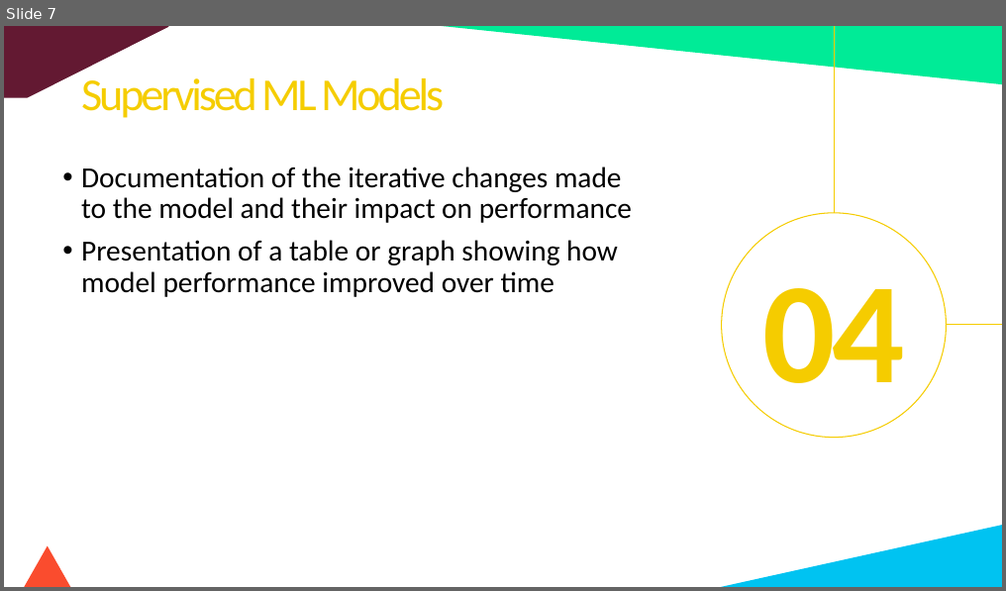
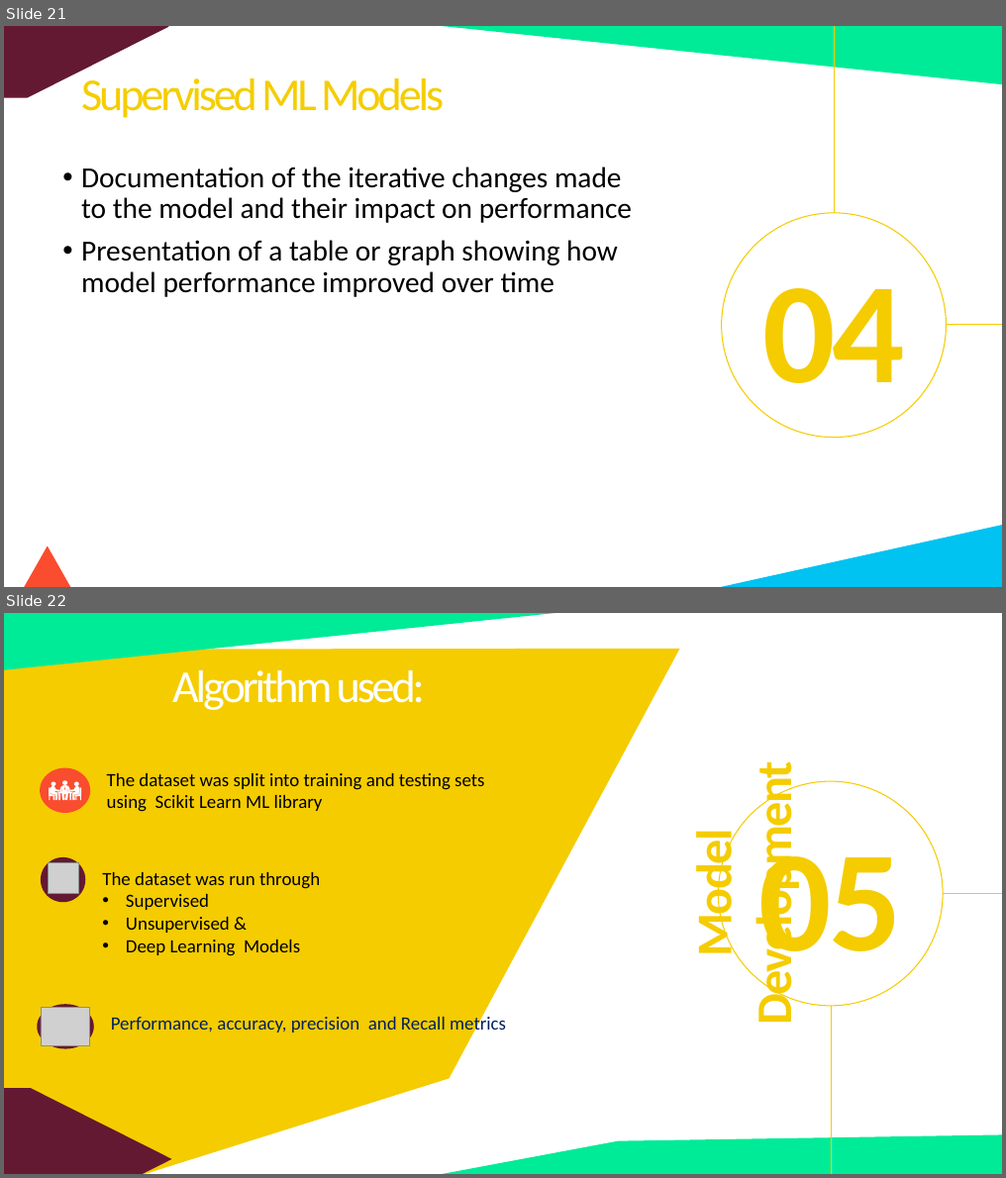
Before and after one commit to fbrowther/Detecting-Fraudulent-Credit-Card-Transactions-Using-Machine-Learning, a slide deck: CreditCardTransactions-Project4Group4.pptx. Shown one above the other, each under a label of ours: slide 7 before the commit, slides 21 and 22 after it. The pictures are 1006x591 and 1006x1178 pixels, drawn with LibreOffice and Linux fonts; fonts in the diff are those of the drawing; grey boxes stand for pictures. Boxes give left, top, right and bottom in pixels: in the first picture for what was removed or moved away, otherwise in the second. Text is boxed around its words. In the diff, an @@ line names an element or a change of style, - is before the commit and + after.

Commit message:
ppt and images

```diff
--- a/CreditCardTransactions-Project4Group4.pptx
+++ b/CreditCardTransactions-Project4Group4.pptx
@@ slide 22 added at box(4, 613, 1002, 1174), background #FFFFFF @@
@@ right triangle added at box(4, 613, 555, 670), fill #00EB97 @@
@@ freeform shape added at box(4, 649, 680, 1174), fill #F5CC00 @@
@@ text added at box(172, 670, 425, 710), 44 pt, text #FFFFFF @@
+Algorithm used:
@@ group added at box(40, 768, 484, 813): 8 freeform shapes, 1 text, 1 ellipse @@
+The dataset was split into training and testing sets using Scikit Learn ML library
@@ text added at box(684, 787, 804, 1018), 48 pt, text #F5CC00, bold @@
+Model Development
@@ ellipse added at box(718, 781, 943, 1006), outline #F5CC00 1 pt @@
@@ text added at box(759, 831, 902, 984), 138 pt, text #F5CC00, bold @@
+05
@@ ellipse added at box(41, 858, 85, 903), fill #631932 @@
@@ picture added at box(48, 863, 78, 894) @@
@@ text added at box(102, 872, 320, 957), 18 pt, text #000000 @@
+The dataset was run through
+• Supervised
+• Unsupervised &
+• Deep Learning Models
@@ line added from (1002, 894) to (943, 894), #F5CC00 0.5 pt @@
@@ ellipse added at box(37, 1004, 94, 1050), fill #631932 @@
@@ picture added at box(41, 1008, 90, 1047) @@
@@ text added at box(111, 1015, 506, 1036), 18 pt, text #002060 @@
+Performance, accuracy, precision and Recall metrics
@@ line added from (831, 1006) to (831, 1174), #F5CC00 0.5 pt @@
@@ pentagon arrow added at box(4, 1088, 171, 1174), fill #631932 @@
@@ freeform shape added at box(438, 1136, 1002, 1174), fill #00EB97 @@
@@ what was slide 7 is now slide 21 @@
```
Also in this commit, not shown: 2 slides changed, 18 other slides added, 39 other files.
